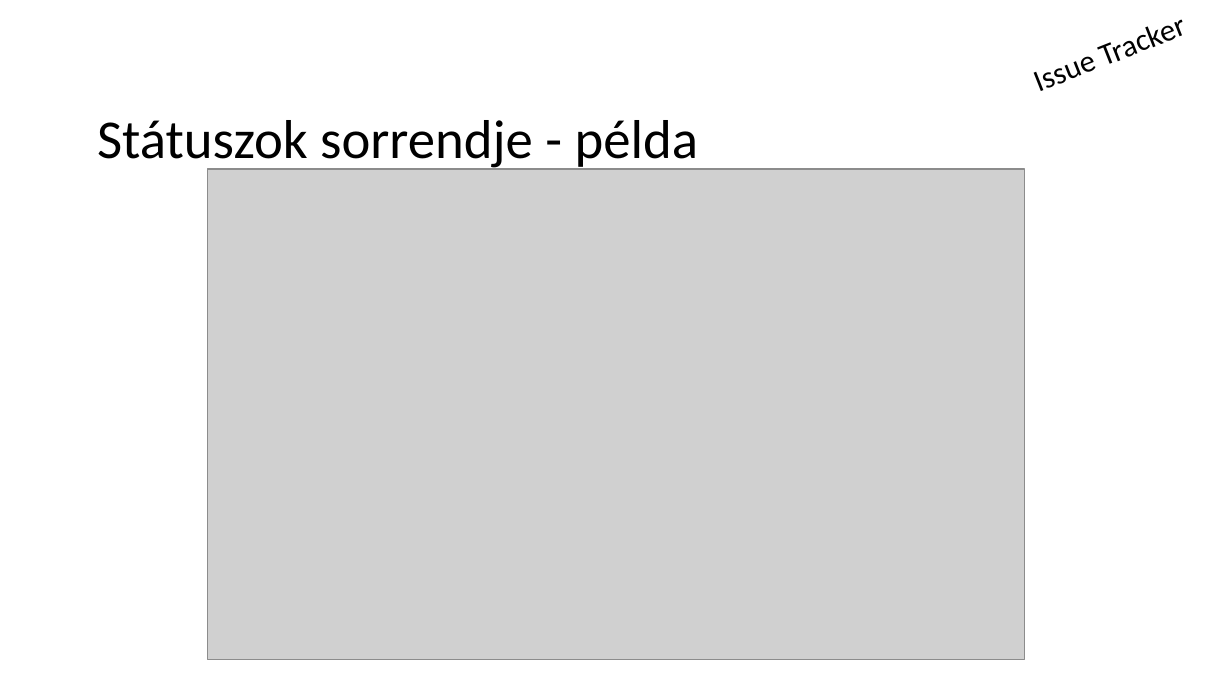
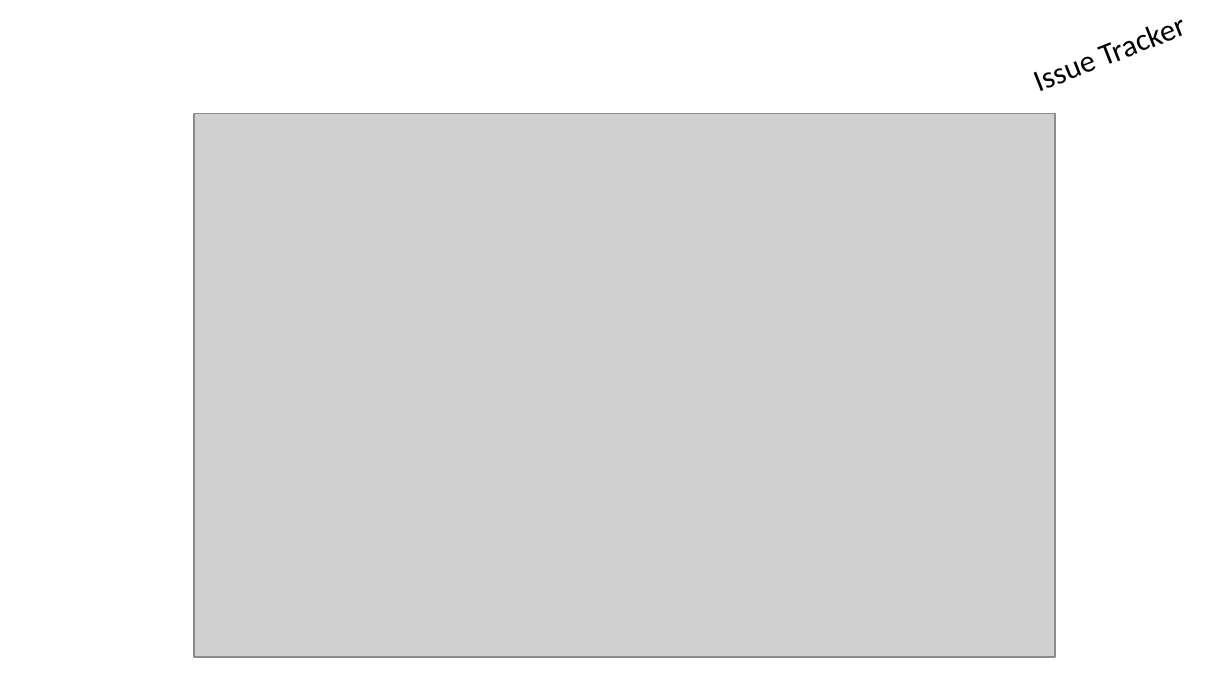
Before and after one commit to schonherz-java-ee-2016-q4/sandbox, a slide deck: slide 5 of SzaboAttila/Szabó Attila - prezi.pptx. Drawn at 1232x693 pixels with LibreOffice and Linux fonts; fonts in the diff are those of the drawing; grey boxes stand for pictures; background and template pictures are left out. Boxes give left, top, right and bottom in pixels: in the first picture for what was removed or moved away, otherwise in the second. Text is boxed around its words. In the diff, an @@ line names an element or a change of style, - is before the commit and + after.

Commit message:
updated presentation added

```diff
--- a/SzaboAttila/Szabó Attila - prezi.pptx
+++ b/SzaboAttila/Szabó Attila - prezi.pptx
@@ picture: place and size @@
-picture at <box>208,169,1025,659</box>
+picture at <box>193,113,1055,657</box>
@@ title removed at <box>97,120,699,171</box> @@
-Státuszok sorrendje - példa
```
Also in this commit, not shown: 2 other slides changed.
